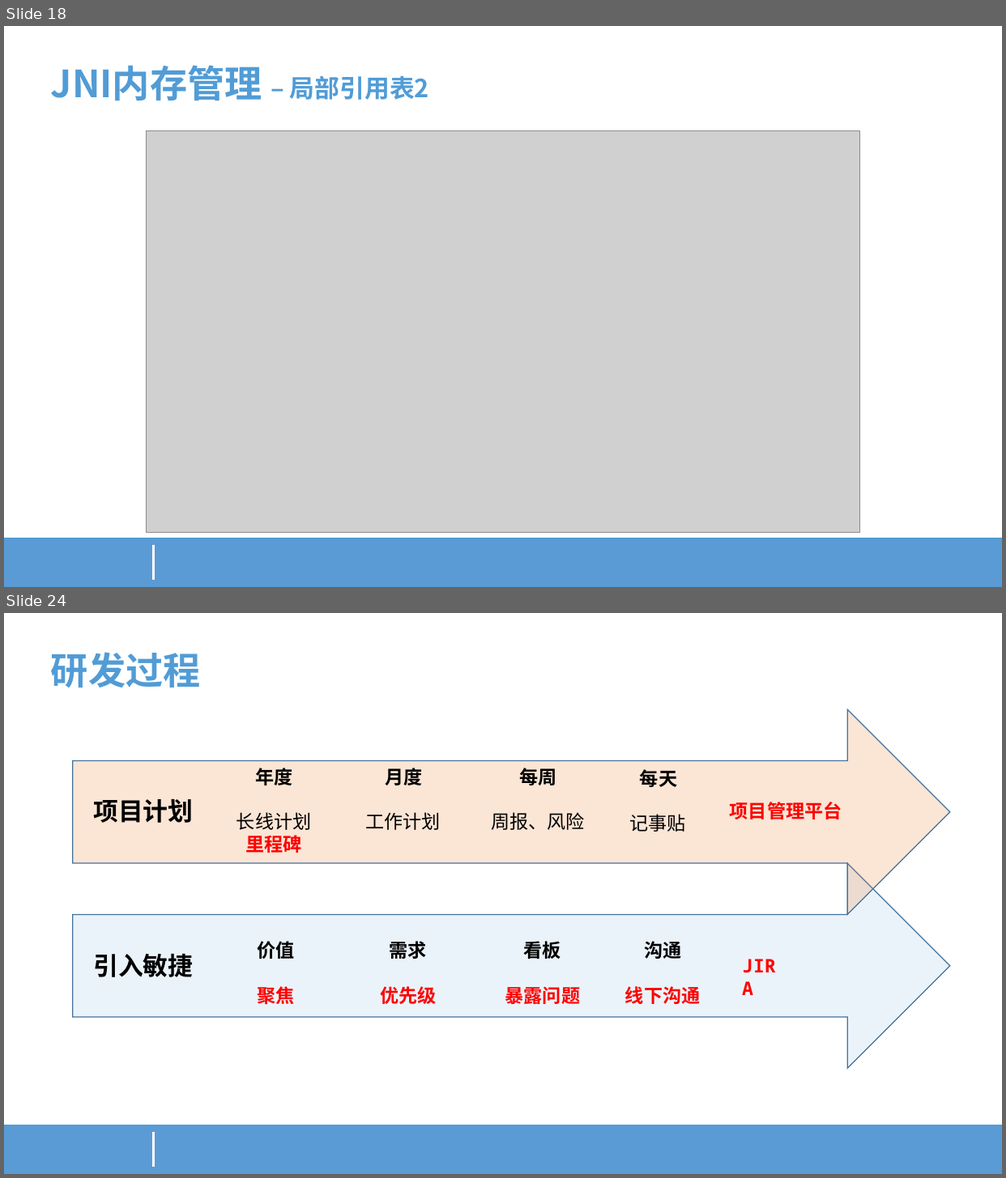
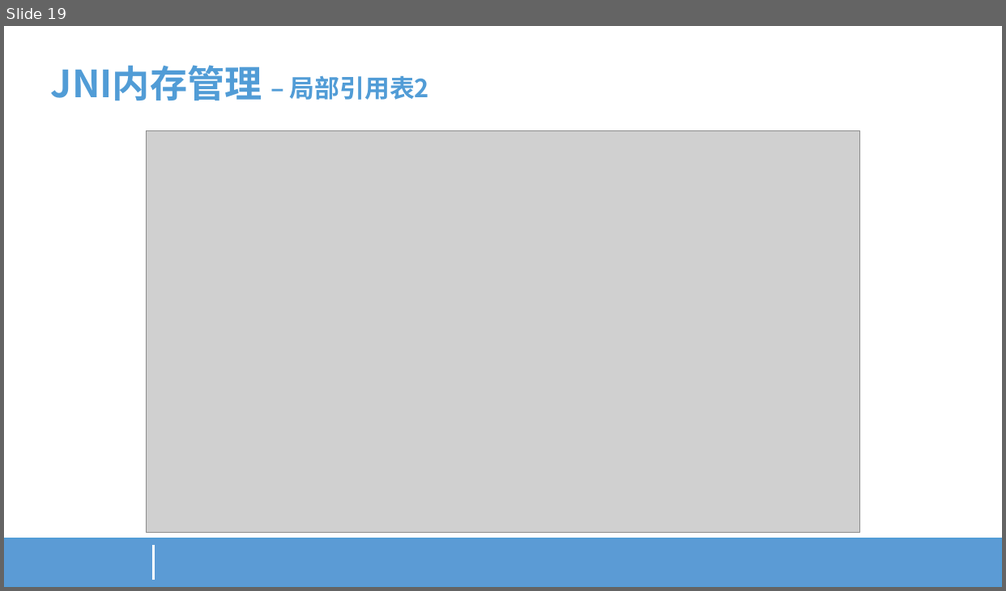
Before and after one commit to gaozhuo/jni-share, a slide deck: Java JNI-通往Native的世界/JNI-通往Native世界的桥梁.pptx. Shown one above the other, each under a label of ours: slides 18 and 24 before the commit, slide 19 after it; the slides between them are not shown. The pictures are 1006x1178 and 1006x591 pixels, drawn with LibreOffice and Linux fonts; fonts in the diff are those of the drawing; grey boxes stand for pictures; background and template pictures are left out. Boxes give left, top, right and bottom in pixels: in the first picture for what was removed or moved away, otherwise in the second. Text is boxed around its words. In the diff, an @@ line names an element or a change of style, - is before the commit and + after.

```diff
--- a/Java JNI-通往Native的世界/JNI-通往Native世界的桥梁.pptx
+++ b/Java JNI-通往Native的世界/JNI-通往Native世界的桥梁.pptx
@@ slide 24 removed at <box>4,613,1002,1174</box>, background #FFFFFF; not listed: 2 template elements that a slide beside it also shows @@
@@ text removed at <box>51,652,201,688</box> @@
-研发过程
@@ right arrow removed at <box>73,709,950,914</box> @@
@@ text removed at <box>236,768,311,853</box> @@
-年度
-长线计划
-里程碑
@@ text removed at <box>366,768,441,830</box> @@
-月度
-工作计划
@@ text removed at <box>491,768,584,830</box> @@
-每周
-周报、风险
@@ text removed at <box>630,769,686,832</box> @@
-每天
-记事贴
@@ text removed at <box>93,799,193,823</box> @@
-项目计划
@@ text removed at <box>730,802,842,820</box> @@
-项目管理平台
@@ right arrow removed at <box>73,864,950,1069</box> @@
@@ text removed at <box>257,941,294,1007</box> @@
-价值
-聚焦
@@ text removed at <box>380,941,436,1004</box> @@
-需求
-优先级
@@ text removed at <box>505,939,580,1007</box> @@
-看板
-暴露问题
@@ text removed at <box>625,941,700,1004</box> @@
-沟通
-线下沟通
@@ text removed at <box>735,952,791,982</box> @@
-JIRA
@@ text removed at <box>93,953,193,977</box> @@
-引入敏捷
@@ what was slide 18 is now slide 19 @@
```
Also in this commit, not shown: 1 slide added, 21 other slides removed, 34 other files.
